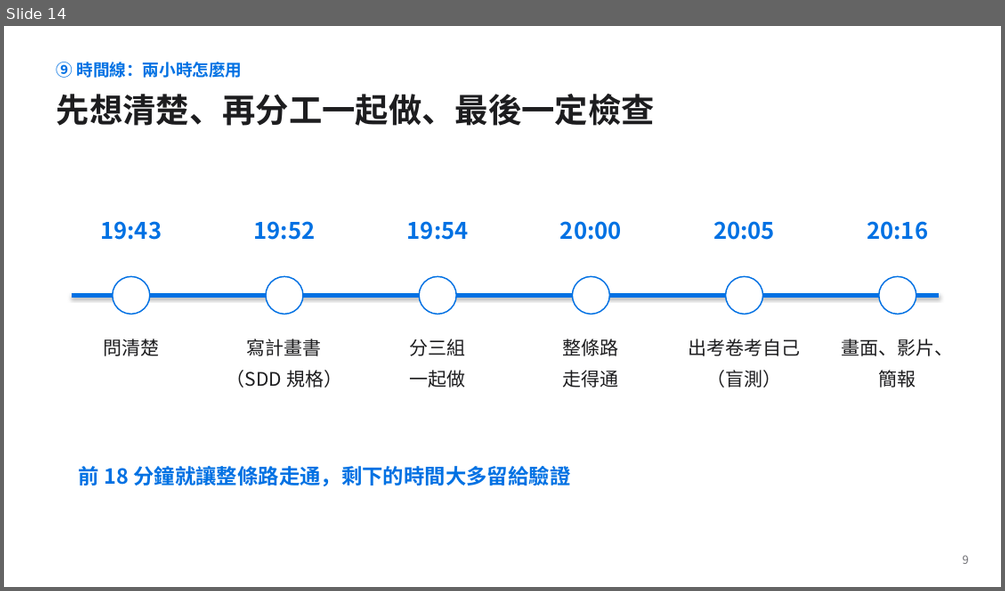
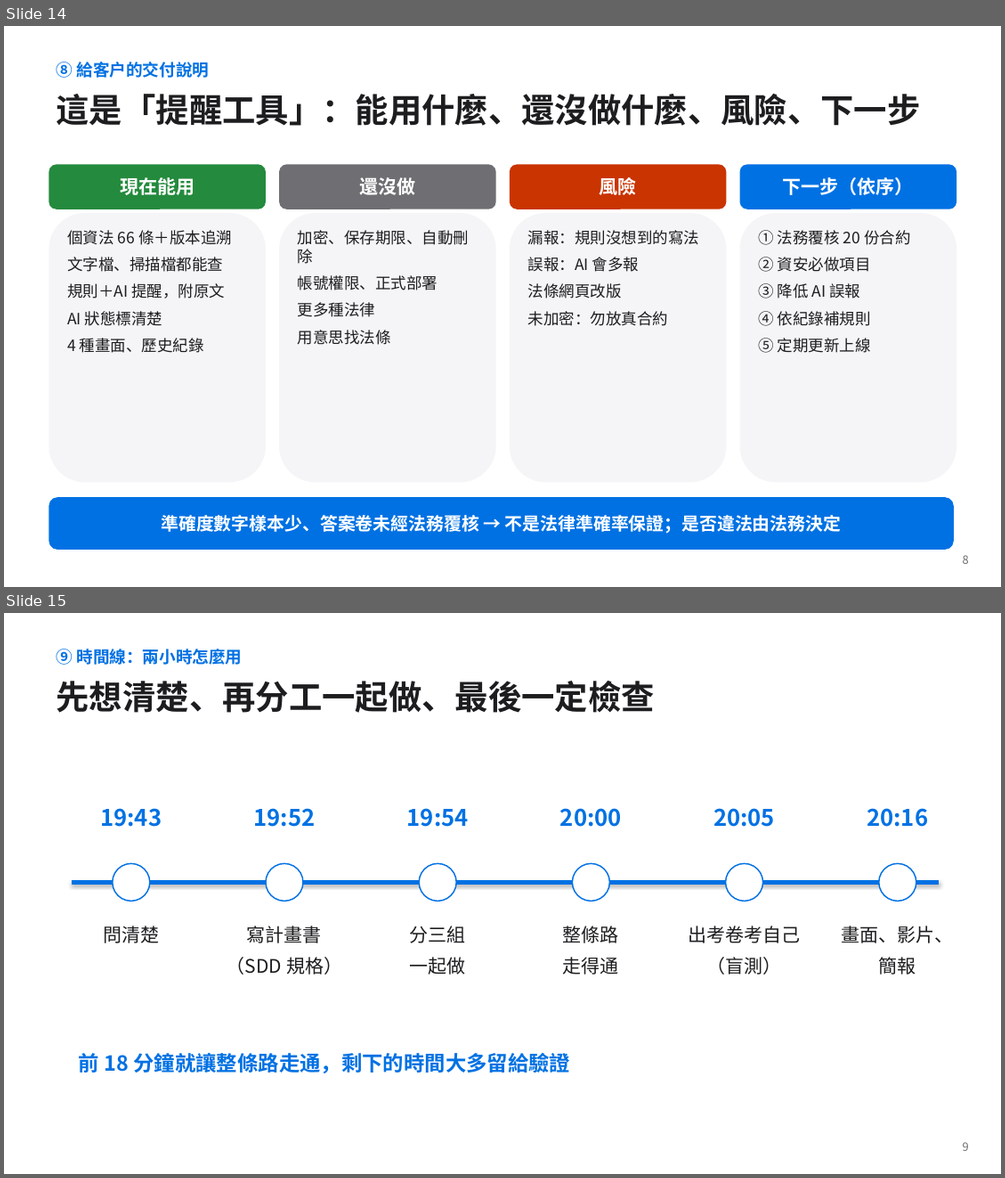
Before and after one commit to jaylooloomi/contract-check, a slide deck: docs/deck/合約外規檢查_簡報_v4.pptx. Shown one above the other, each under a label of ours: slide 14 before the commit, slides 14 and 15 after it. The pictures are 1005x591 and 1005x1178 pixels, drawn with LibreOffice and Linux fonts; fonts in the diff are those of the drawing. Boxes give left, top, right and bottom in pixels: in the first picture for what was removed or moved away, otherwise in the second. Text is boxed around its words. In the diff, an @@ line names an element or a change of style, - is before the commit and + after.

```diff
--- a/docs/deck/合約外規檢查_簡報_v4.pptx
+++ b/docs/deck/合約外規檢查_簡報_v4.pptx
@@ slide 14 added at <box>4,26,1001,587</box>, background #FFFFFF @@
@@ text added at <box>57,62,209,78</box>, 16 pt, text #0071E3, bold @@
+⑧ 給客戶的交付說明
@@ text added at <box>57,94,921,126</box>, 32 pt, text #1D1D1F, bold @@
+這是「提醒工具」：能用什麼、還沒做什麼、風險、下一步
@@ rounded rectangle added at <box>48,164,266,209</box>, fill #248A3D, 18 pt, text #FFFFFF, bold @@
+現在能用
@@ rounded rectangle added at <box>279,164,496,209</box>, fill #6E6E73, 18 pt, text #FFFFFF, bold @@
+還沒做
@@ rounded rectangle added at <box>510,164,727,209</box>, fill #C93400, 18 pt, text #FFFFFF, bold @@
+風險
@@ rounded rectangle added at <box>740,164,956,209</box>, fill #0071E3, 18 pt, text #FFFFFF, bold @@
+下一步（依序）
@@ rounded rectangle added at <box>48,213,266,483</box>, fill #F5F5F7 @@
@@ text added at <box>67,230,232,353</box>, 15 pt, text #1D1D1F @@
+個資法 66 條＋版本追溯
+文字檔、掃描檔都能查
+規則＋AI 提醒，附原文
+AI 狀態標清楚
+4 種畫面、歷史紀錄
@@ rounded rectangle added at <box>279,213,496,483</box>, fill #F5F5F7 @@
@@ text added at <box>298,230,469,345</box>, 15 pt, text #1D1D1F @@
+加密、保存期限、自動刪除
+帳號權限、正式部署
+更多種法律
+用意思找法條
@@ rounded rectangle added at <box>510,213,727,483</box>, fill #F5F5F7 @@
@@ text added at <box>528,230,699,326</box>, 15 pt, text #1D1D1F @@
+漏報：規則沒想到的寫法
+誤報：AI 會多報
+法條網頁改版
+未加密：勿放真合約
@@ rounded rectangle added at <box>740,213,956,483</box>, fill #F5F5F7 @@
@@ text added at <box>758,230,910,353</box>, 15 pt, text #1D1D1F @@
+① 法務覆核 20 份合約
+② 資安必做項目
+③ 降低 AI 誤報
+④ 依紀錄補規則
+⑤ 定期更新上線
@@ rounded rectangle added at <box>48,497,954,549</box>, fill #0071E3, 17 pt, text #FFFFFF, bold @@
+準確度數字樣本少、答案卷未經法務覆核 → 不是法律準確率保證；是否違法由法務決定
@@ text added at <box>963,555,969,564</box>, 11 pt, text #6E6E73 @@
+8
@@ what was slide 14 is now slide 15 @@
```
Also in this commit, not shown: 4 slides changed, 1 other slide added, 1 slide removed, 19 other files.
